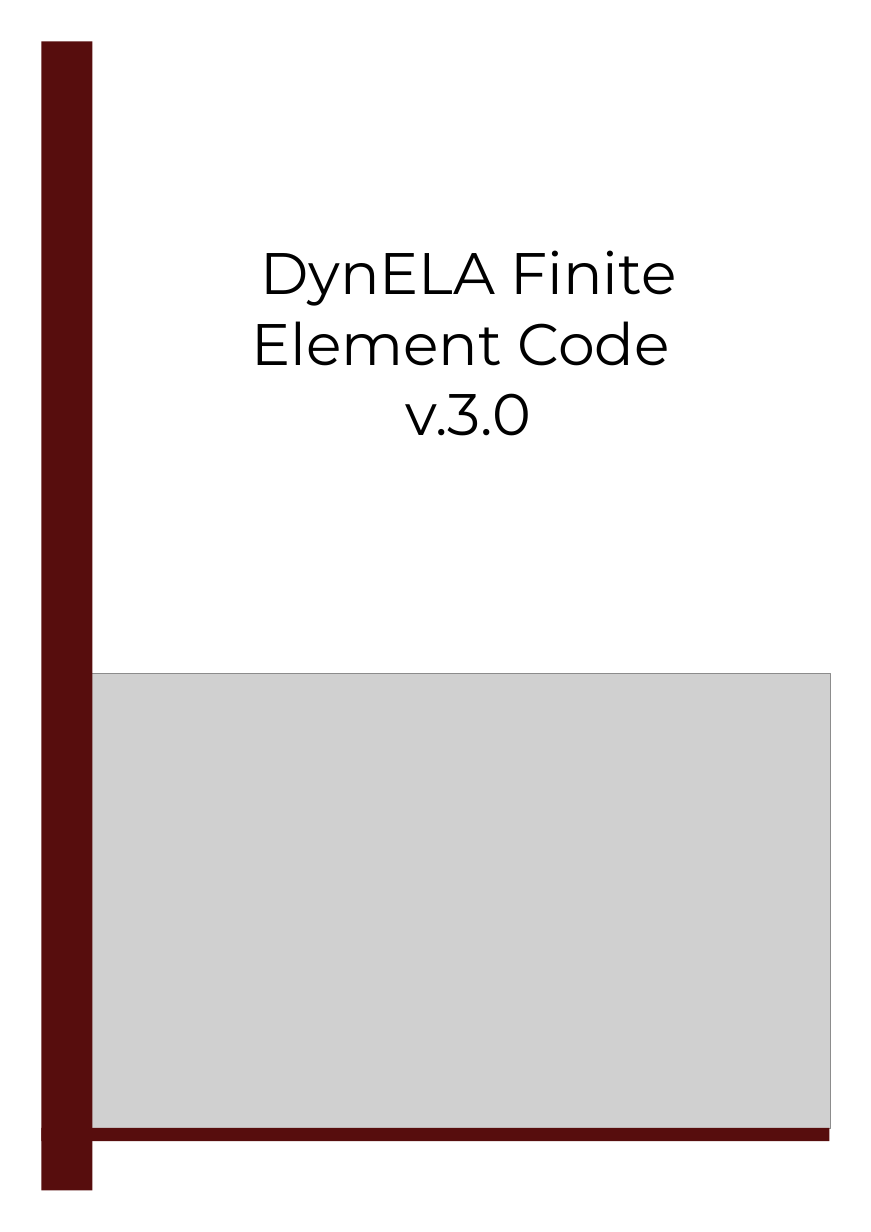
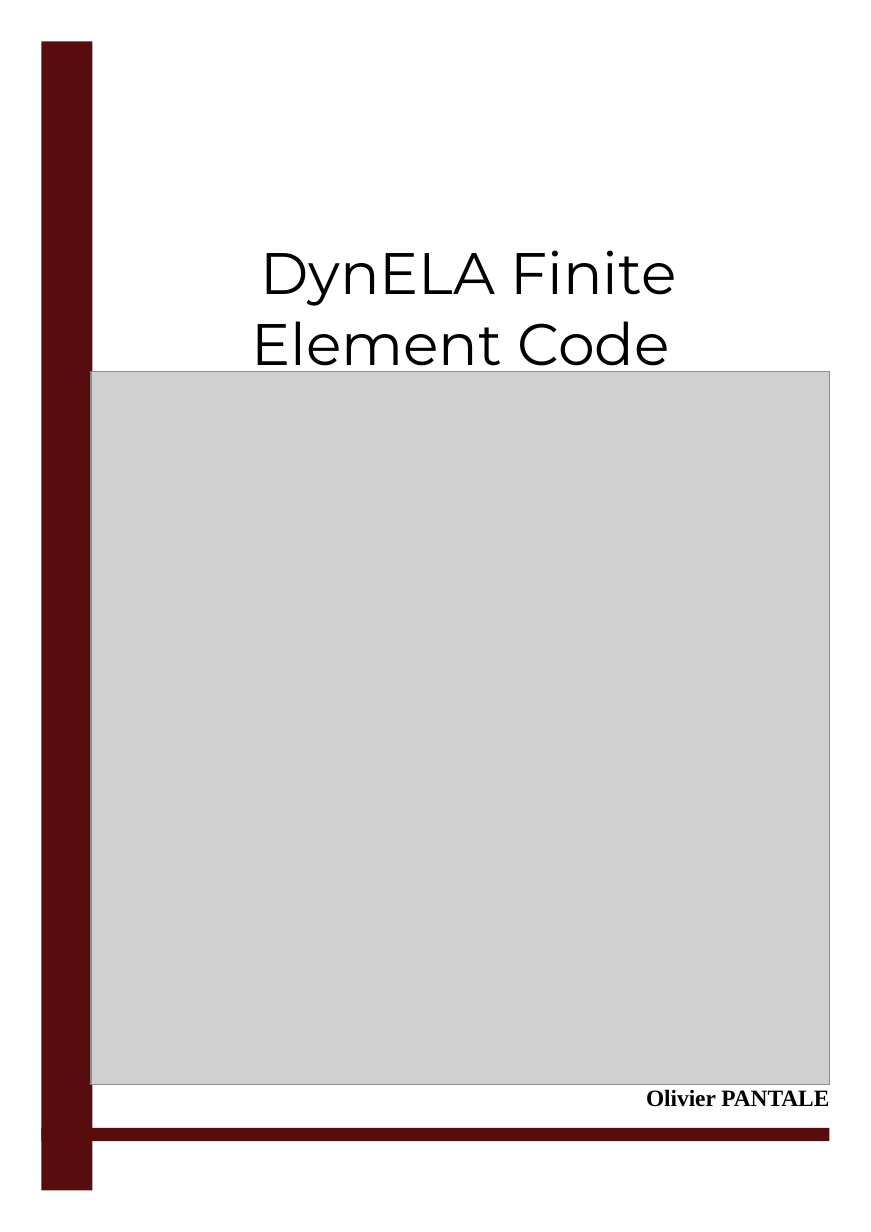
Before and after one commit to pantale/DynELA-v3.0, a slide deck: slide 1 of Documentation/pageGarde.odp. Drawn at 871x1232 pixels with LibreOffice and Linux fonts; fonts in the diff are those of the drawing; grey boxes stand for pictures. Boxes give left, top, right and bottom in pixels: in the first picture for what was removed or moved away, otherwise in the second. Text is boxed around its words. In the diff, an @@ line names an element or a change of style, - is before the commit and + after.

```diff
--- a/Documentation/pageGarde.odp
+++ b/Documentation/pageGarde.odp
@@ picture: place and size @@
-picture at bbox=[90, 673, 831, 1128]
+picture at bbox=[91, 371, 829, 1084]
@@ text added at bbox=[646, 1089, 829, 1107], 16 pt, text #000000, bold @@
+Olivier PANTALE
```
Also in this commit, not shown: 5 other files.
